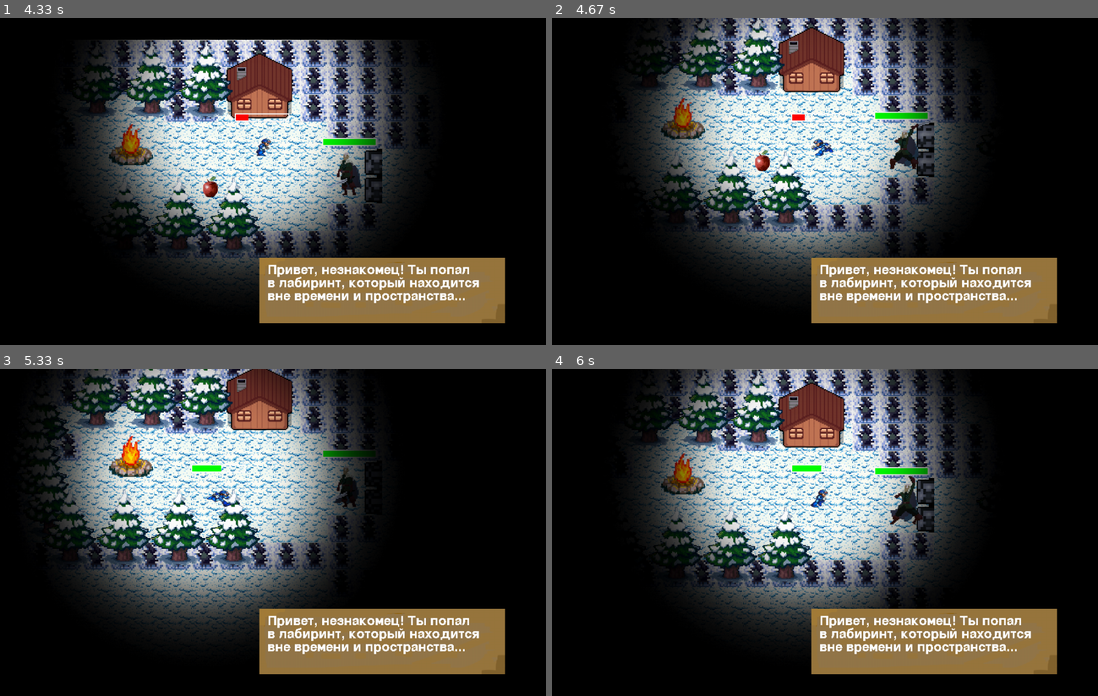
Above: before the commit, frames 1-4 (two rows, left to right).
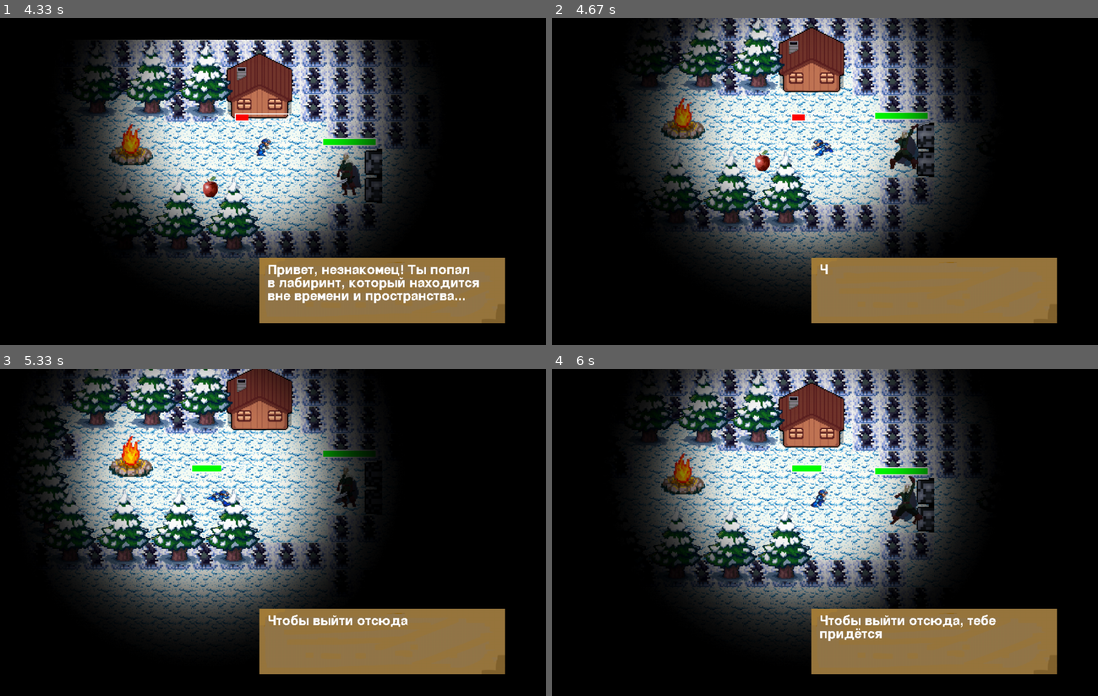
Above: after the commit, the same moments.

Repository: Gigirka/pygame
Game: pygame game, started from 123.py
Two runs of this game, one before a commit and one after it. Both use one fixed random seed, a clock stepped at 60 frames per second and the inputs below.
Inputs (mouse positions are in pixels of both pictures, inside the frame that each line leads up to):
- Up to frame 1 (4.33 s): click (273, 103) at 0.38 s; hold Right 0.67-1.13 s; move the mouse to (251, 194) at 0.7 s; hold Up 1.17-1.47 s; hold Right 1.5-1.97 s; hold Left 2-2.53 s; hold Down 2.57-2.87 s; hold Left 2.9-3.3 s; hold Up 3.33-3.7 s; hold Right from 3.73 s (still down)
- Up to frame 2 (4.67 s): release Right at 4.37 s; hold Down from 4.4 s (still down)
- Up to frame 3 (5.33 s): release Down at 4.77 s; hold Left 4.8-5.27 s; hold Right from 5.3 s (still down)
- Up to frame 4 (6 s): release Right at 5.77 s; hold Up from 5.8 s (still down)

Frame 1 is identical in both runs. In frame 2, 1.6% of the frame differs, in the area x 49-88%, y 75-88%; in frame 3, 1.7%; in frame 4, 1.7%.

Commit message:
Теперь в "сюжетной табличке" меняются тексты

Diff:
--- a/123.py
+++ b/123.py
@@ -679,11 +679,18 @@
 sign_image = pygame.transform.scale(load_image('sign.png'), (450, 120))
 sign_rect = sign_image.get_rect(center=(700, 500))
 
-text = ("""Привет, незнакомец! Ты попал
+text0 = ("""Привет, незнакомец! Ты попал
 в лабиринт, который находится
 вне времени и пространства...""")
+text1 = ("""Чтобы выйти отсюда, тебе
+придётся устранить
+босса...""")
+text2 = ("""Однако к нему не так
+просто подобраться: тебя
+встретит его охрана""")
 displayed_text = ""
 counter = 0
+counter_text = 0
 while running:
     dt = clock.tick(FPS) / 1000  # Amount of seconds between each loop.
     for event in pygame.event.get():
@@ -757,9 +764,15 @@
     player_group.draw(screen)
     player.draw(screen)
     screen.blit(sign_image, sign_rect)
-    if counter < len(text):
-        displayed_text += text[counter]
+    text = [text0, text1, text2][counter_text]
+    if counter < len(text) + 15:
+        if counter < len(text):
+            displayed_text += text[counter]
         counter += 1
+    if counter == len(text) + 15 and counter_text < 2:
+        counter = 0
+        counter_text += 1
+        displayed_text = ''
     blit_text(screen, displayed_text, (490, 450), pygame.font.Font(None, 36))
     if player.health <= 0:
         player.index = 0
